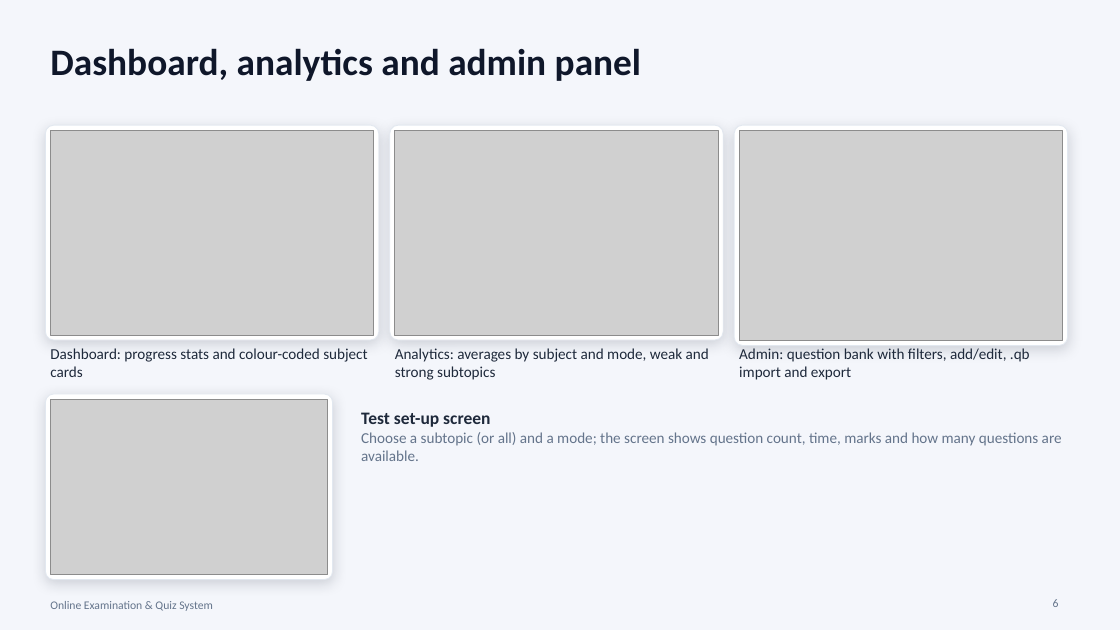
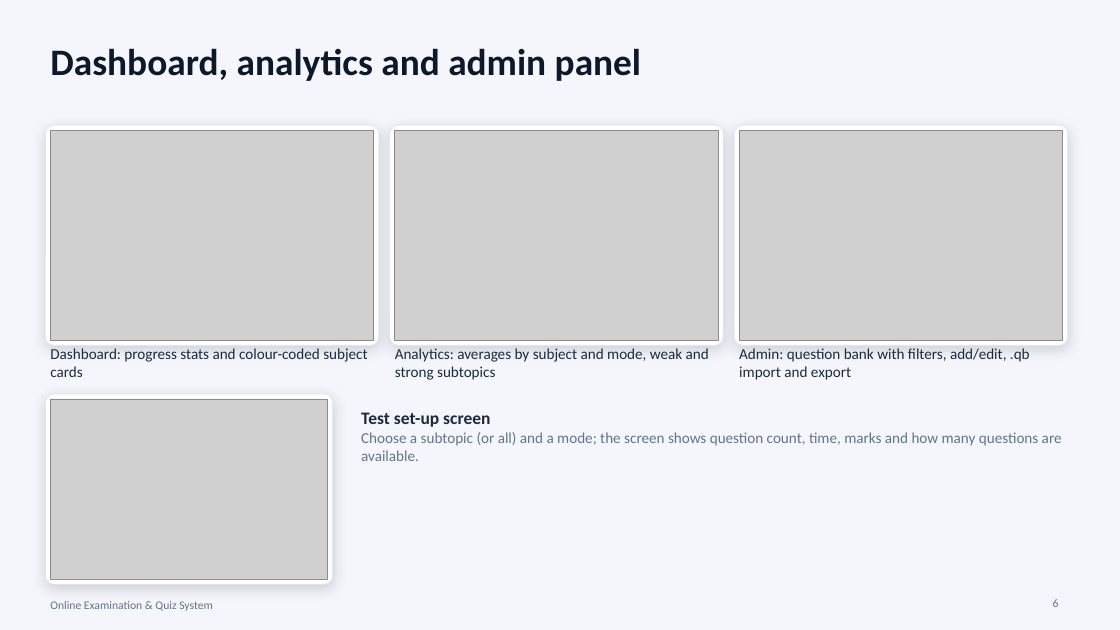
Before and after one commit to rayvolt-999/OnlineQuizSystem, a slide deck: slide 6 of docs/Project_Presentation.pptx. Drawn at 1120x630 pixels with LibreOffice and Linux fonts; fonts in the diff are those of the drawing; grey boxes stand for pictures. Boxes give left, top, right and bottom in pixels: in the first picture for what was removed or moved away, otherwise in the second. Text is boxed around its words. In the diff, an @@ line names an element or a change of style, - is before the commit and + after.

```diff
--- a/docs/Project_Presentation.pptx
+++ b/docs/Project_Presentation.pptx
@@ rounded rectangle: place and size @@
-rounded rectangle at [45, 125, 379, 340]
+rounded rectangle at [45, 125, 379, 345]
@@ picture: place and size @@
-picture at [50, 130, 374, 335]
+picture at [50, 130, 374, 340]
@@ rounded rectangle: place and size @@
-rounded rectangle at [390, 125, 723, 340]
+rounded rectangle at [390, 125, 723, 345]
@@ picture: place and size @@
-picture at [395, 130, 718, 335]
+picture at [395, 130, 718, 340]
@@ proportions changed in 3 elements at [45, 125, 379, 345], [390, 125, 723, 345], [45, 394, 333, 585] @@
@@ rounded rectangle: place and size @@
-rounded rectangle at [45, 394, 333, 580]
+rounded rectangle at [45, 394, 333, 585]
@@ picture: place and size @@
-picture at [50, 399, 328, 575]
+picture at [50, 399, 328, 580]
```
Also in this commit, not shown: 3 other slides changed, 17 other files.
